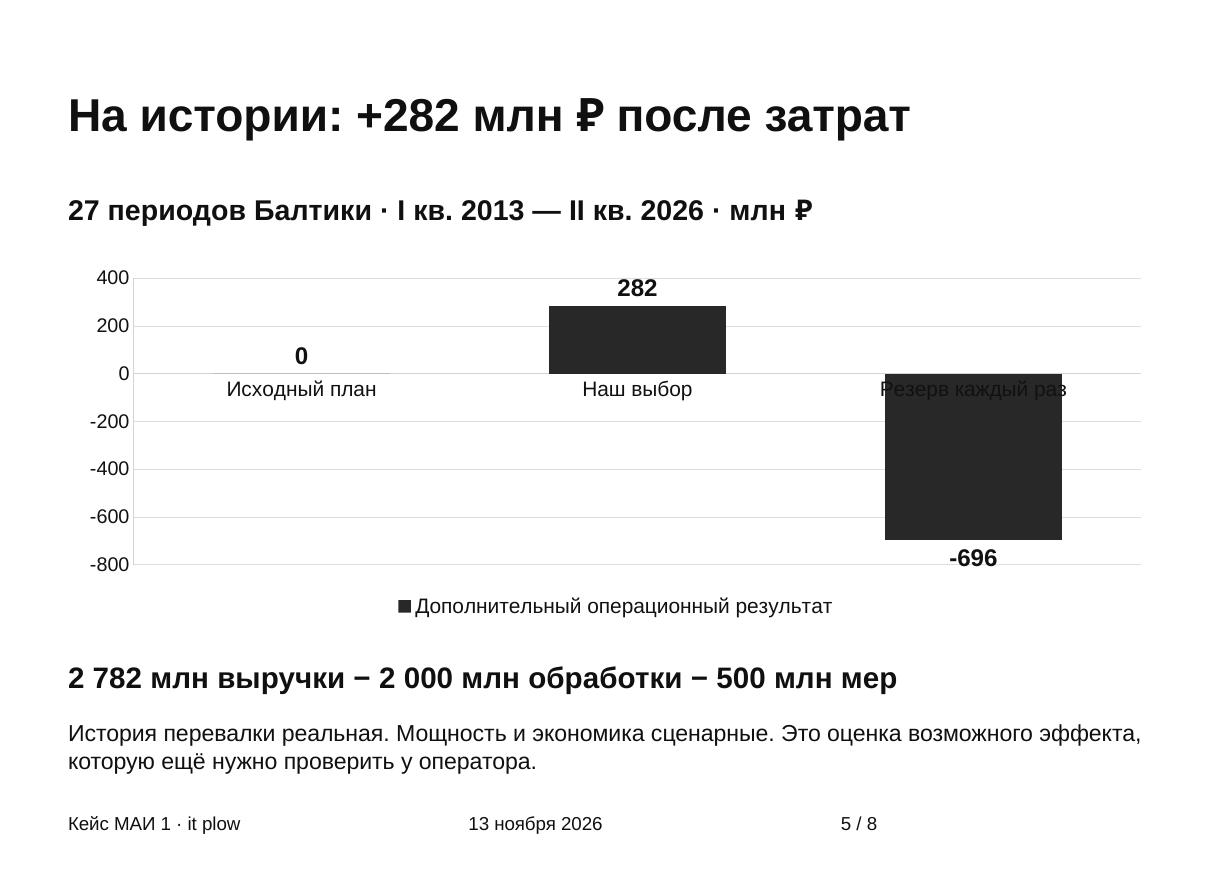
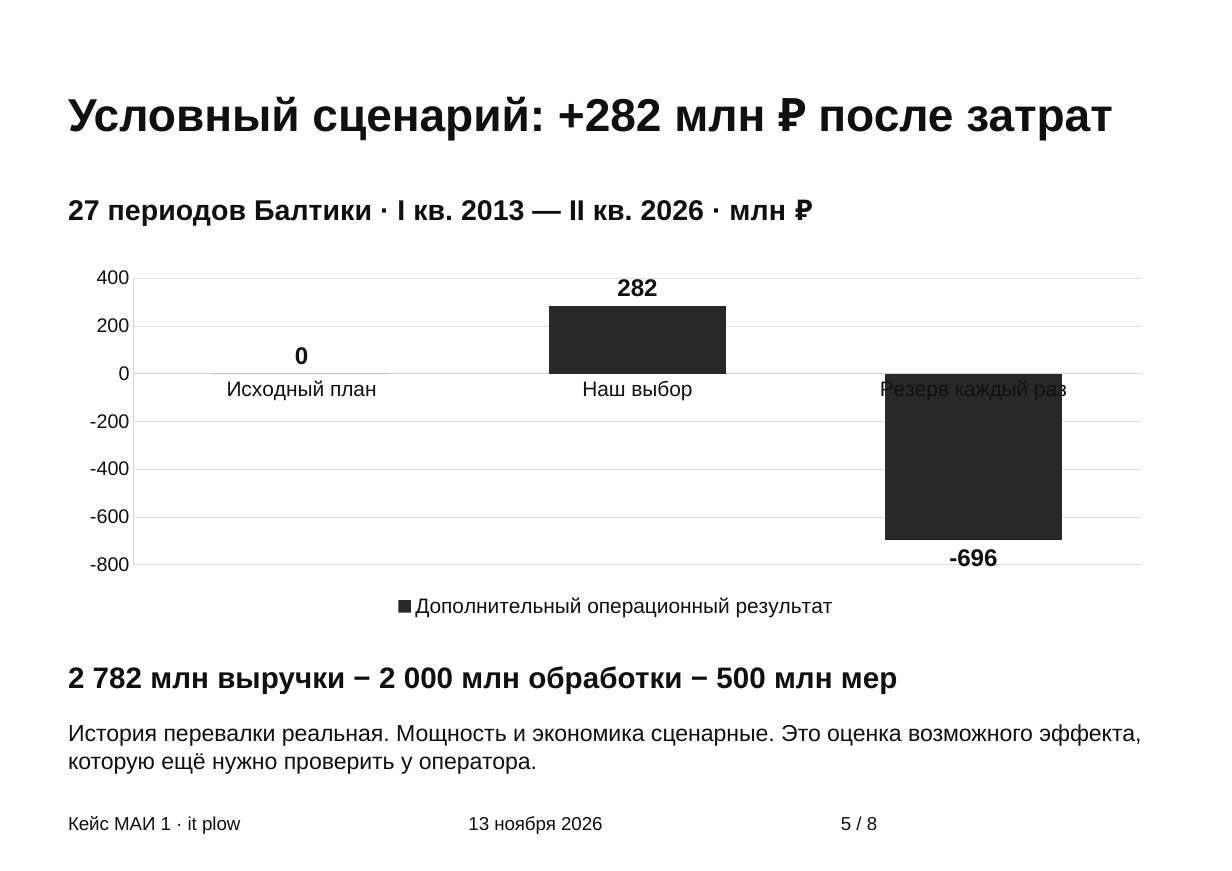
Before and after one commit to Maximoff35/mai-transport-forecast, a slide deck: slide 5 of 02 Защита/Защита.pptx. Drawn at 1232x871 pixels with LibreOffice and Linux fonts; fonts in the diff are those of the drawing. Boxes give left, top, right and bottom in pixels: in the first picture for what was removed or moved away, otherwise in the second. Text is boxed around its words. In the diff, an @@ line names an element or a change of style, - is before the commit and + after.

```diff
--- a/02 Защита/Защита.pptx
+++ b/02 Защита/Защита.pptx
@@ text at (x1=68, y1=96, x2=1113, y2=140): text changed @@
-На истории: +282 млн ₽ после затрат
+Условный сценарий: +282 млн ₽ после затрат
```
Also in this commit, not shown: 2 other slides changed, 16 other files.
